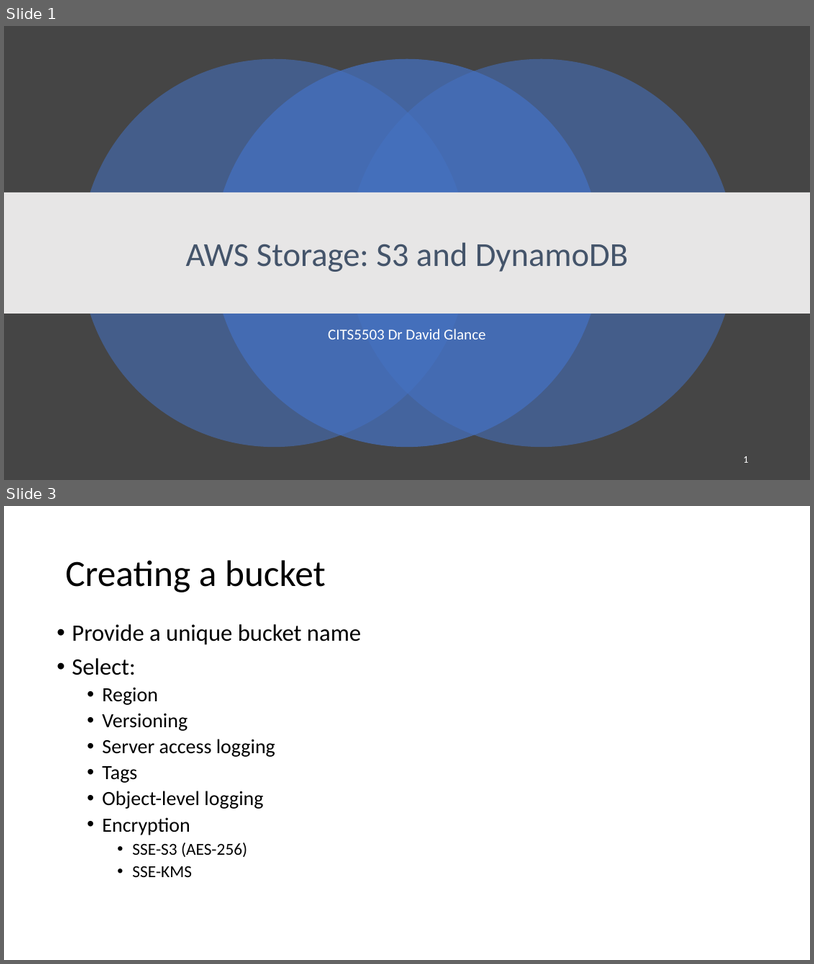
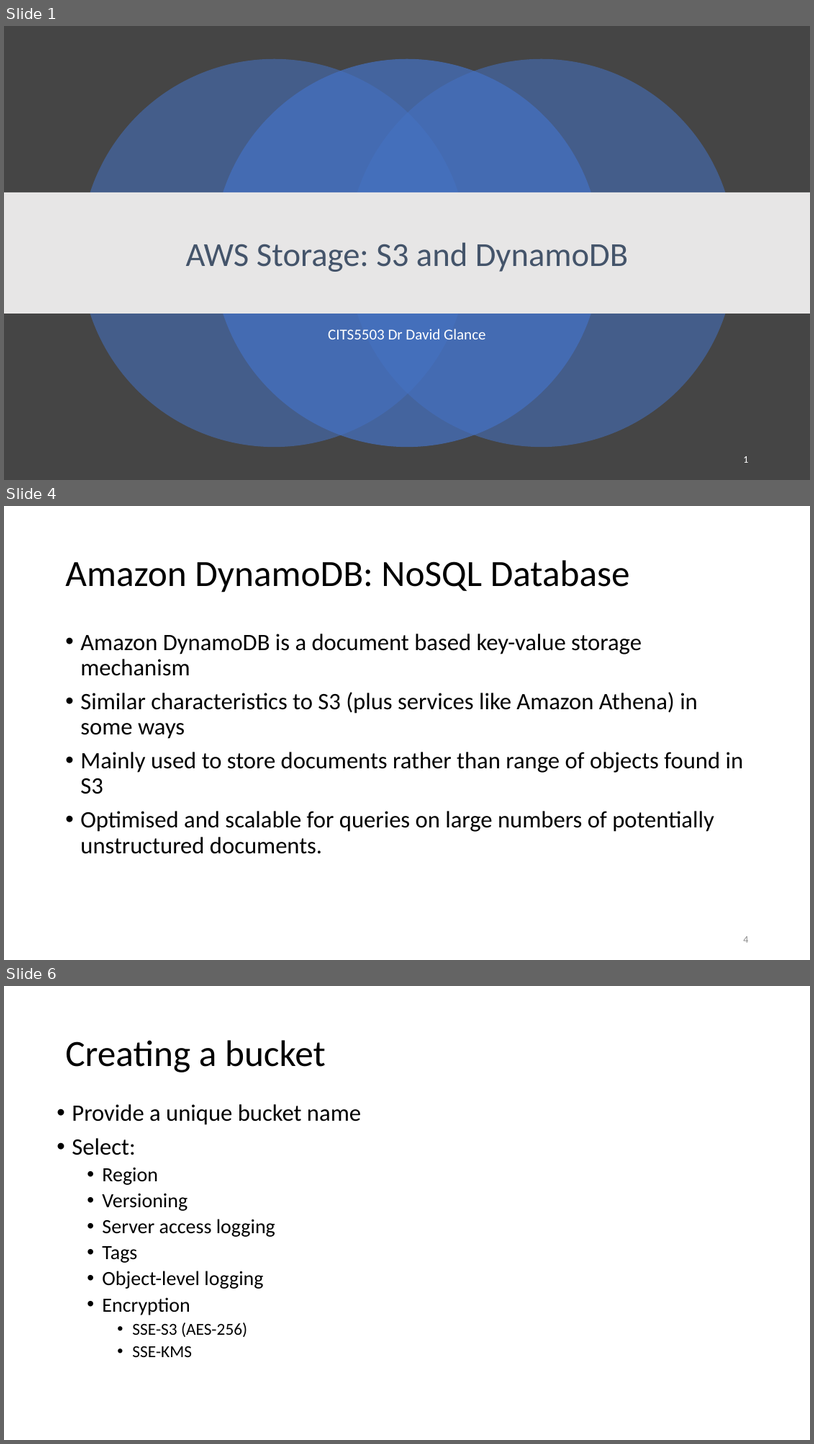
Before and after one commit to uwacsp/cits5503, a slide deck: Lectures/CITS5503LectureStorage.pptx. Shown one above the other, each under a label of ours: slides 1 and 3 before the commit, slides 1, 4 and 6 after it; the slides between them are not shown. The pictures are 814x964 and 814x1444 pixels, drawn with LibreOffice and Linux fonts; fonts in the diff are those of the drawing. Boxes give left, top, right and bottom in pixels: in the first picture for what was removed or moved away, otherwise in the second. Text is boxed around its words. In the diff, an @@ line names an element or a change of style, - is before the commit and + after.

Commit message:
updated lecture on storage

```diff
--- a/Lectures/CITS5503LectureStorage.pptx
+++ b/Lectures/CITS5503LectureStorage.pptx
@@ slide 4 added at bbox=[4, 506, 810, 960], background #FFFFFF @@
@@ title added at bbox=[65, 560, 630, 592], 44 pt, text #000000 @@
+Amazon DynamoDB: NoSQL Database
@@ text added at bbox=[80, 633, 744, 854], 28 pt, text #000000 @@
+• Amazon DynamoDB is a document based key-value storage mechanism
+• Similar characteristics to S3 (plus services like Amazon Athena) in some ways
+• Mainly used to store documents rather than range of objects found in S3
+• Optimised and scalable for queries on large numbers of potentially unstructured documents.
@@ page number added at bbox=[743, 936, 748, 942], 12 pt, text #8C8C8C @@
+4
@@ what was slide 3 is now slide 6 @@
```
Also in this commit, not shown: 2 slides changed, 7 other slides added, 1 other file.
